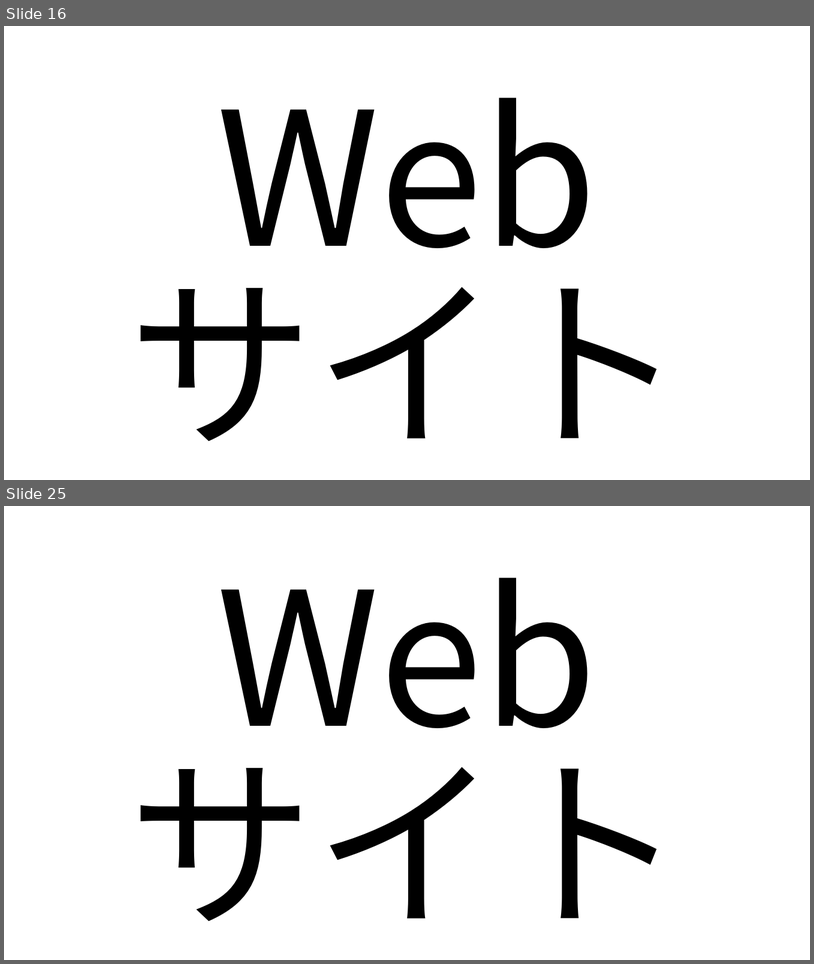
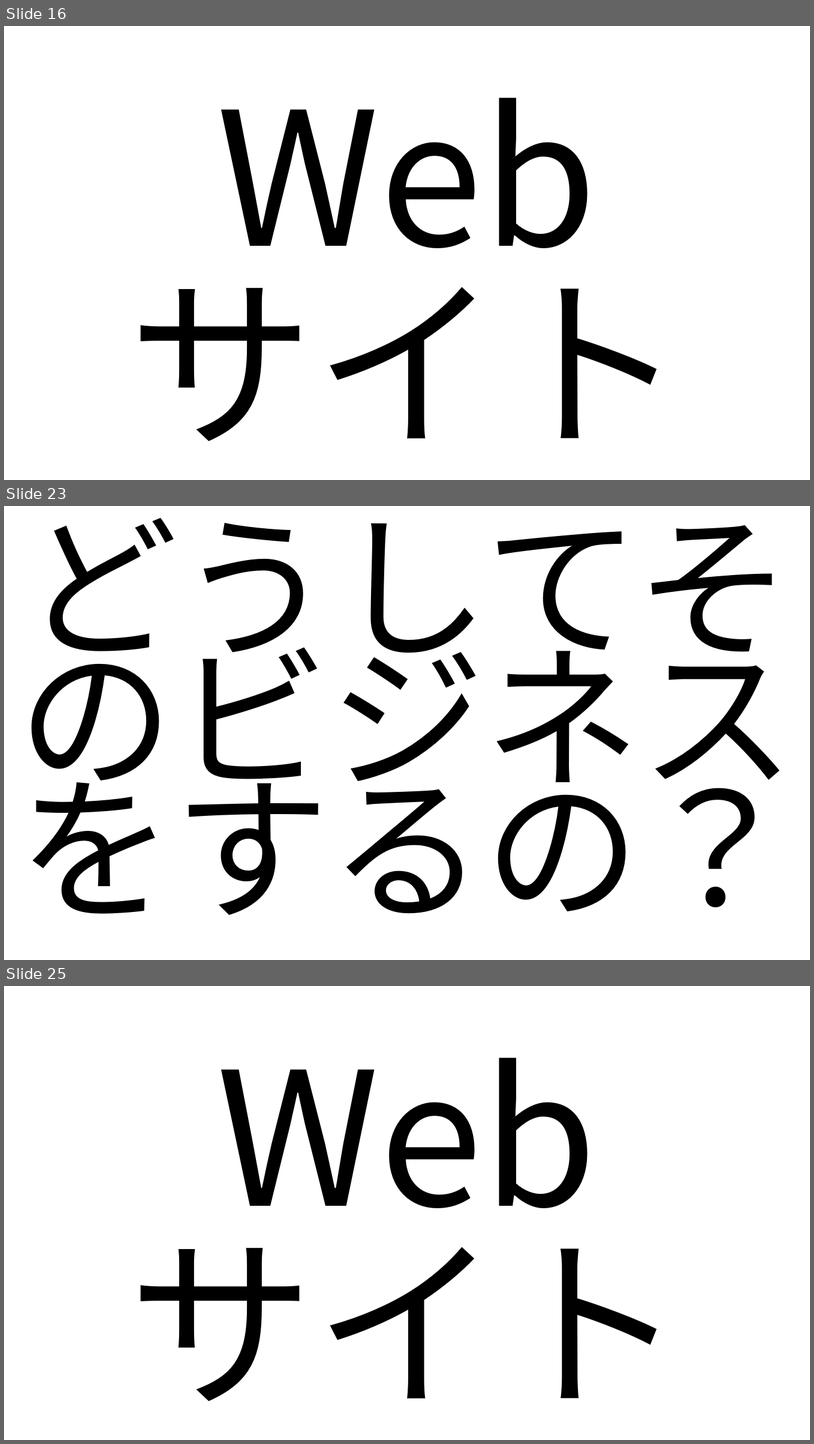
Before and after one commit to HirotakaFukkoahi/WebsiteForCEO, a slide deck: 新米社長に送るWebサイトの重要性と運用の仕方.pptx. Shown one above the other, each under a label of ours: slides 16 and 25 before the commit, slides 16, 23 and 25 after it; the slides between them are not shown. The pictures are 814x964 and 814x1444 pixels, drawn with LibreOffice and Linux fonts; fonts in the diff are those of the drawing. Boxes give left, top, right and bottom in pixels: in the first picture for what was removed or moved away, otherwise in the second. Text is boxed around its words. In the diff, an @@ line names an element or a change of style, - is before the commit and + after.

```diff
--- a/新米社長に送るWebサイトの重要性と運用の仕方.pptx
+++ b/新米社長に送るWebサイトの重要性と運用の仕方.pptx
@@ slide 23 added at (4, 506, 810, 960), background #FFFFFF @@
@@ text added at (18, 518, 796, 915), 185.2 pt, text #000000 @@
+どうしてそのビジネスをするの？
```
Also in this commit, not shown: 31 other slides added, 1 other file.
